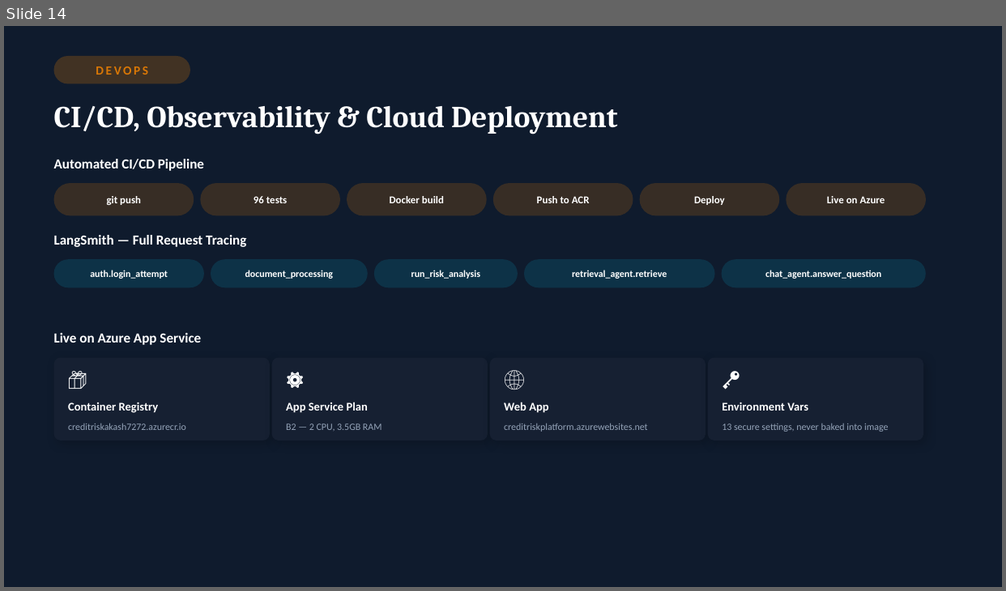
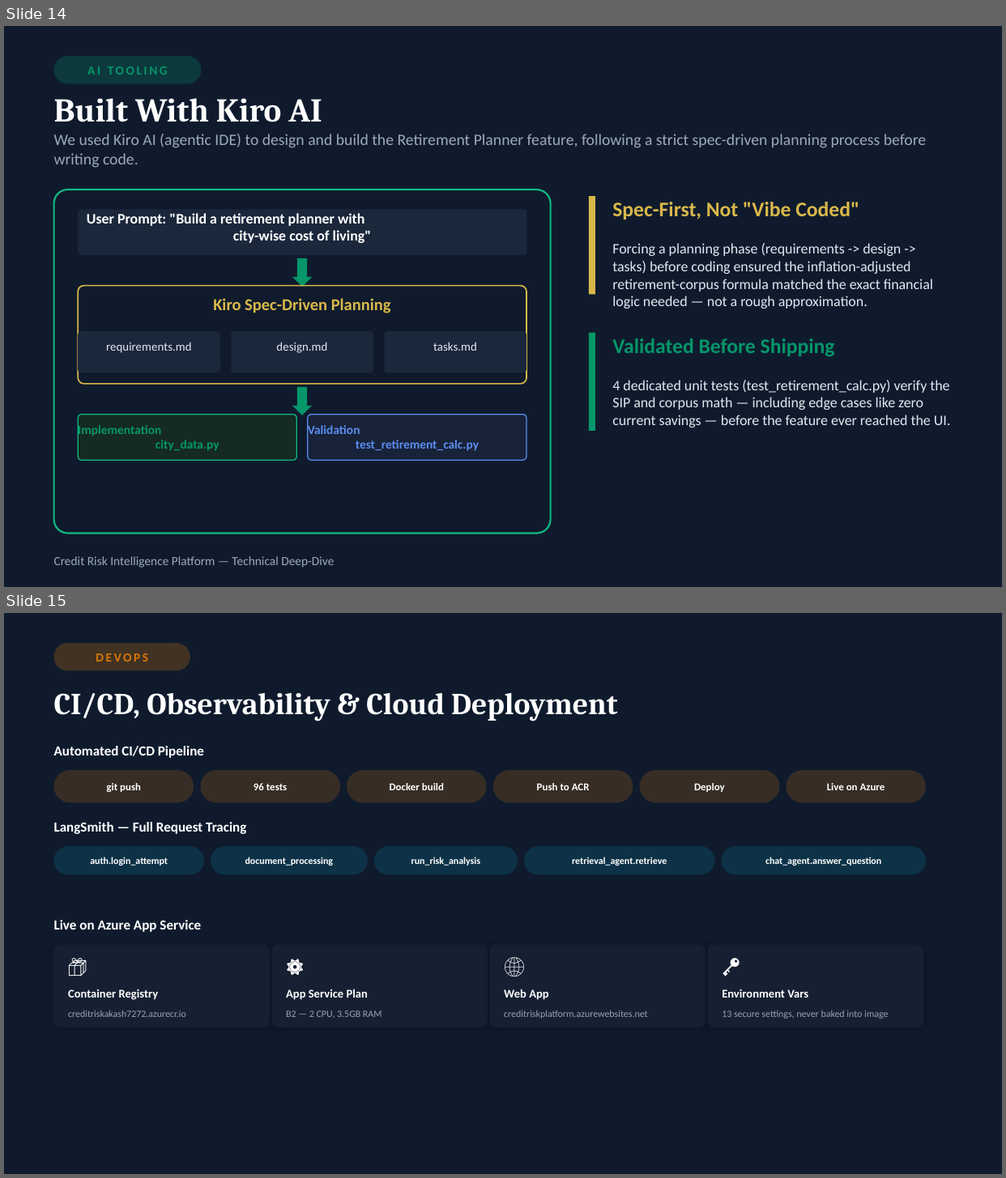
Before and after one commit to Chaurasiyakash0136/EY-Training-2026, a slide deck: Capstone_Project/Credit-Risk-Intelligence-Platform/docs/Project_Documents/Credit_Risk_Platform_Capstone_project.pptx. Shown one above the other, each under a label of ours: slide 14 before the commit, slides 14 and 15 after it. The pictures are 1006x591 and 1006x1178 pixels, drawn with LibreOffice and Linux fonts; fonts in the diff are those of the drawing. Boxes give left, top, right and bottom in pixels: in the first picture for what was removed or moved away, otherwise in the second. Text is boxed around its words. In the diff, an @@ line names an element or a change of style, - is before the commit and + after.

```diff
--- a/Capstone_Project/Credit-Risk-Intelligence-Platform/docs/Project_Documents/Credit_Risk_Platform_Capstone_project.pptx
+++ b/Capstone_Project/Credit-Risk-Intelligence-Platform/docs/Project_Documents/Credit_Risk_Platform_Capstone_project.pptx
@@ slide 14 added at [4,26,1002,587], background #0F1B2D @@
@@ rounded rectangle added at [54,56,202,84], fill #059669 at 25% opacity @@
@@ text added at [87,66,168,75], 9 pt, text #059669, bold @@
+AI TOOLING
@@ text added at [54,98,322,122], 24 pt, text #FFFFFF, bold @@
+Built With Kiro AI
@@ text added at [54,134,926,168], 11.5 pt, text #9CA9BC @@
+We used Kiro AI (agentic IDE) to design and build the Retirement Planner feature, following a strict spec-driven planning process before writing code.
@@ rounded rectangle added at [54,190,551,533], outline #10B981 1.25 pt @@
@@ rounded rectangle added at [78,210,526,255], fill #1B273B @@
@@ text added at [87,213,371,243], 10.5 pt, text #FFFFFF, bold @@
+User Prompt: "Build a retirement planner with
+city-wise cost of living"
@@ rectangle added at [589,197,596,294], fill #D9B84A @@
@@ text added at [612,202,859,220], 15 pt, text #D9B84A, bold @@
+Spec-First, Not "Vibe Coded"
@@ text added at [612,243,933,309], 10.5 pt, text #E2E8F0 @@
+Forcing a planning phase (requirements -> design -> tasks) before coding ensured the inflation-adjusted retirement-corpus formula matched the exact financial logic needed — not a rough approximation.
@@ down arrow added at [292,258,313,287], fill #059669 @@
@@ rounded rectangle added at [78,285,526,383], outline #D9B84A 1 pt @@
@@ text added at [213,298,391,314], 12 pt, text #D9B84A, bold @@
+Kiro Spec-Driven Planning
@@ rounded rectangle added at [78,331,220,373], fill #1B273B @@
@@ rounded rectangle added at [232,331,374,373], fill #1B273B @@
@@ rounded rectangle added at [384,331,527,373], fill #1B273B @@
@@ rectangle added at [589,332,596,430], fill #059669 @@
@@ text added at [612,339,835,356], 15 pt, text #059669, bold @@
+Validated Before Shipping
@@ text added at [106,342,192,353], 8.7 pt, text #E2E8F0 @@
+requirements.md
@@ text added at [276,342,327,353], 8.7 pt, text #E2E8F0 @@
+design.md
@@ text added at [433,342,477,351], 8.7 pt, text #E2E8F0 @@
+tasks.md
@@ down arrow added at [292,387,313,415], fill #059669 @@
@@ text added at [612,380,950,428], 10.5 pt, text #E2E8F0 @@
+4 dedicated unit tests (test_retirement_calc.py) verify the SIP and corpus math — including edge cases like zero current savings — before the feature ever reached the UI.
@@ rounded rectangle added at [78,414,296,460], fill #142A22, outline #10B981 0.75 pt @@
@@ rounded rectangle added at [308,414,526,460], fill #182238, outline #5B8DEF 0.75 pt @@
@@ text added at [78,424,219,451], 9 pt, text #059669, bold @@
+Implementation
+city_data.py
@@ text added at [308,424,479,451], 9 pt, text #5B8DEF, bold @@
+Validation
+test_retirement_calc.py
@@ text added at [54,557,334,568], 9 pt, text #9CA9BC @@
+Credit Risk Intelligence Platform — Technical Deep-Dive
@@ what was slide 14 is now slide 15 @@
```
Also in this commit, not shown: 2 slides changed, 1 other slide added, 1 slide removed.
